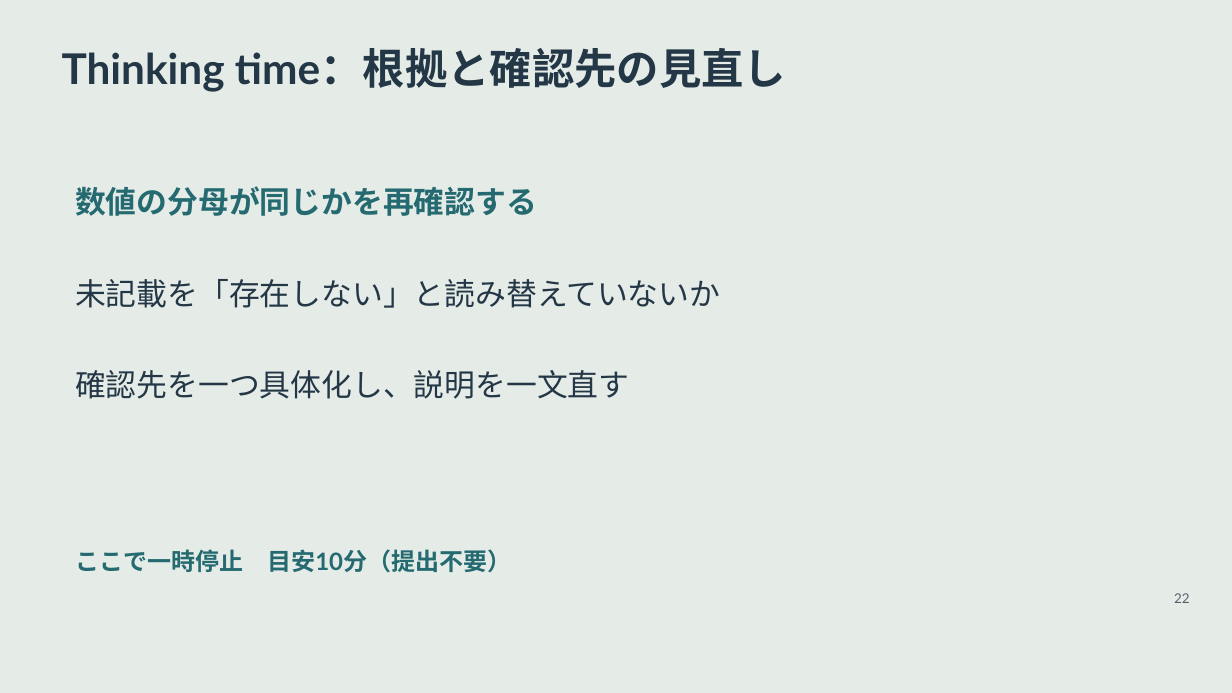
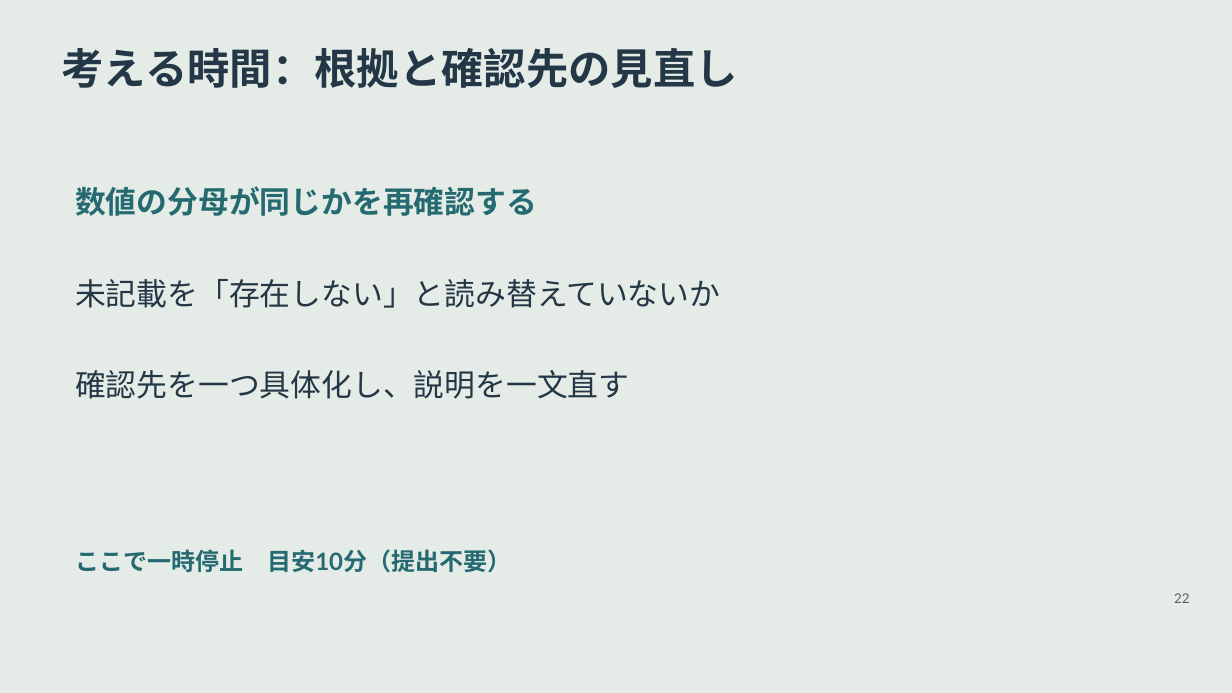
Before and after one commit to zooc-14calbp/industrial-education-ii, a slide deck: slide 22 of reorganized/20261105/02/slides.pptx. Drawn at 1232x693 pixels with LibreOffice and Linux fonts; fonts in the diff are those of the drawing. Boxes give left, top, right and bottom in pixels: in the first picture for what was removed or moved away, otherwise in the second. Text is boxed around its words. In the diff, an @@ line names an element or a change of style, - is before the commit and + after.

```diff
--- a/reorganized/20261105/02/slides.pptx
+++ b/reorganized/20261105/02/slides.pptx
@@ text at [62,48,738,88]: text changed @@
-Thinking time：根拠と確認先の見直し
+考える時間：根拠と確認先の見直し
```
Also in this commit, not shown: 2 other slides changed, 26 other files.
